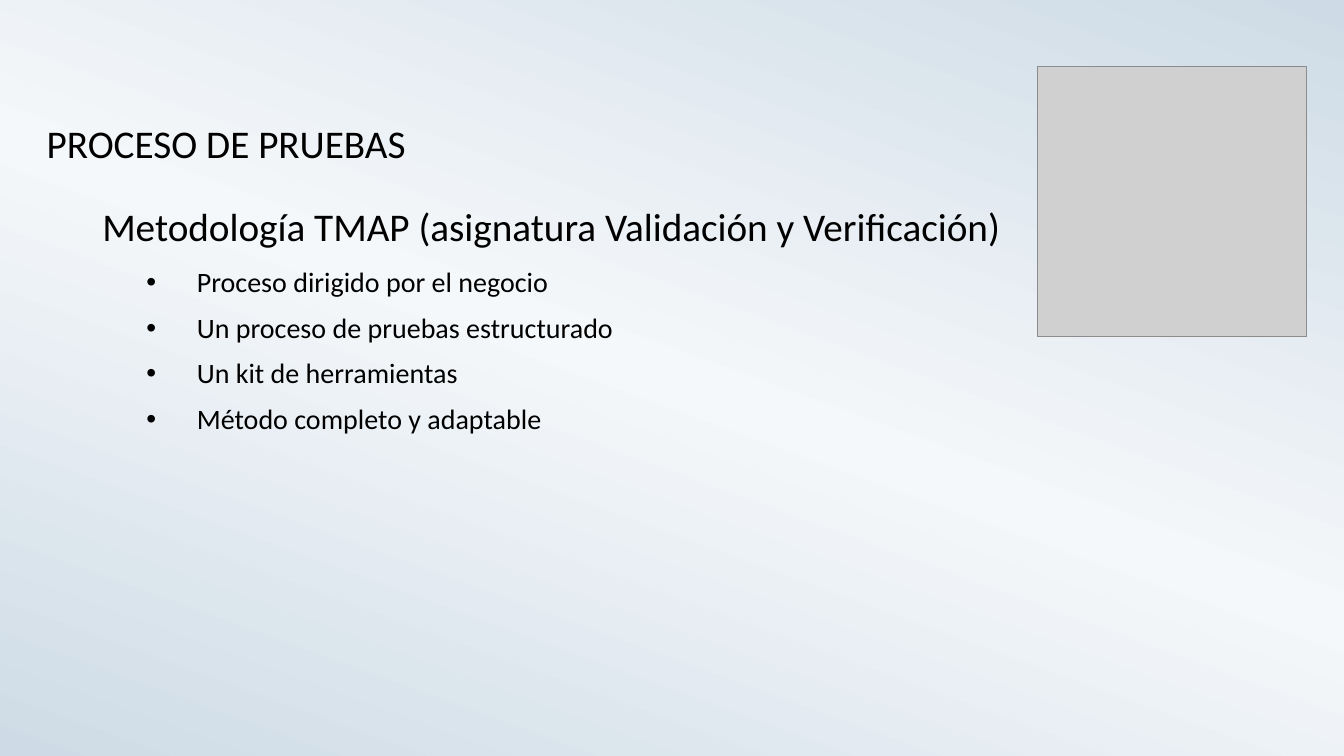
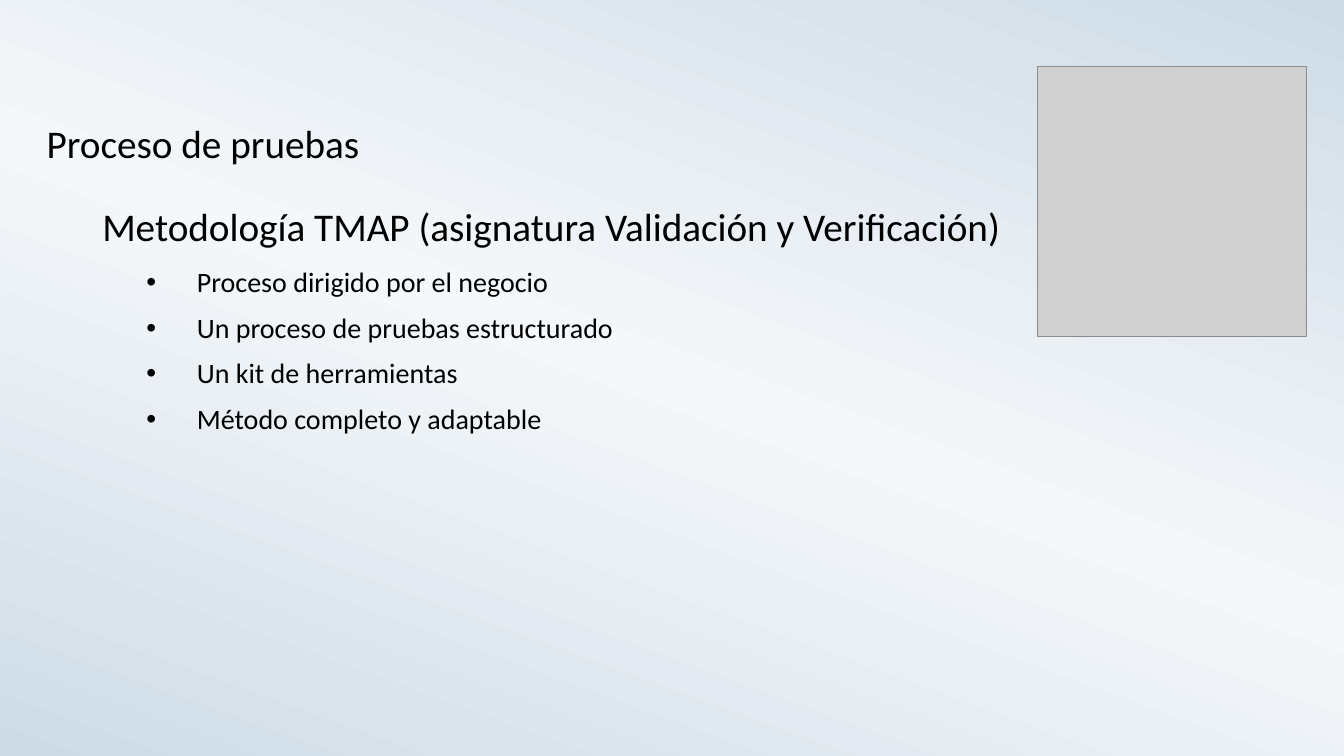
Before and after one commit to algspd/ps-14-e20-usearch, a slide deck: slide 5 of carpeta_proyecto/presentaciones/Presentacion_tecnica.ppt. Drawn at 1344x756 pixels with LibreOffice and Linux fonts; fonts in the diff are those of the drawing; grey boxes stand for pictures. Boxes give left, top, right and bottom in pixels: in the first picture for what was removed or moved away, otherwise in the second. Text is boxed around its words. In the diff, an @@ line names an element or a change of style, - is before the commit and + after.

```diff
--- a/carpeta_proyecto/presentaciones/Presentacion_tecnica.ppt
+++ b/carpeta_proyecto/presentaciones/Presentacion_tecnica.ppt
@@ text at <box>47,130,359,165</box>: text changed @@
-PROCESO DE PRUEBAS
+Proceso de pruebas
```
Also in this commit, not shown: 1 slide added.
